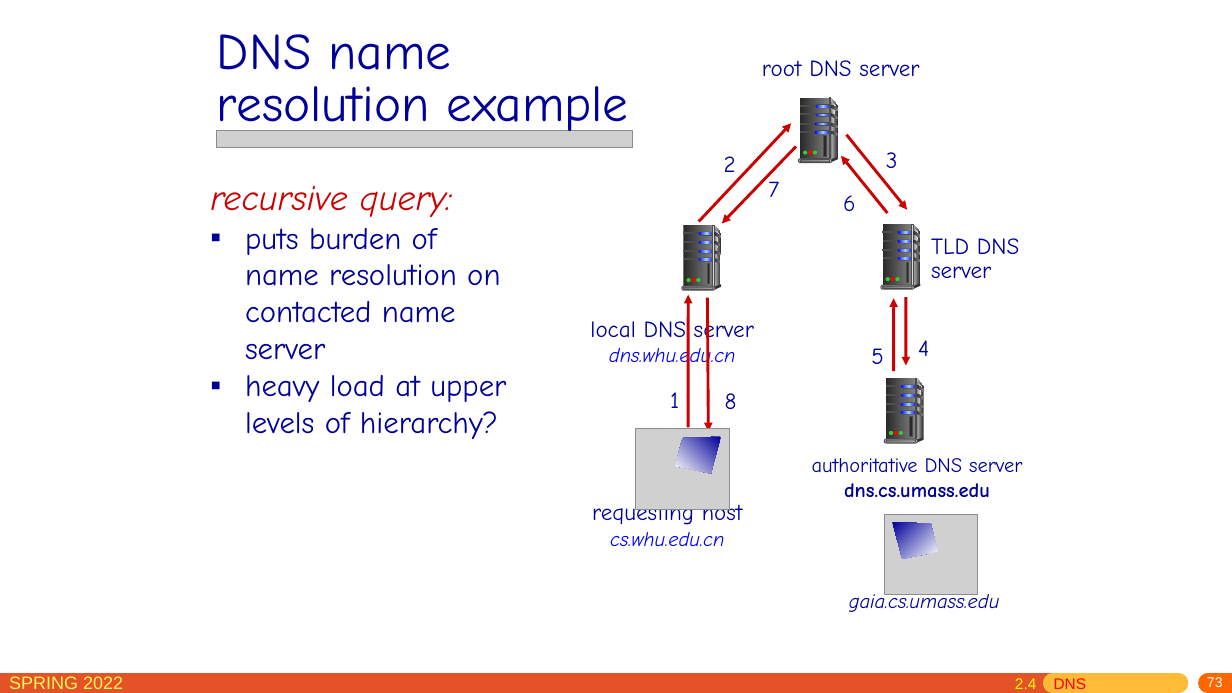
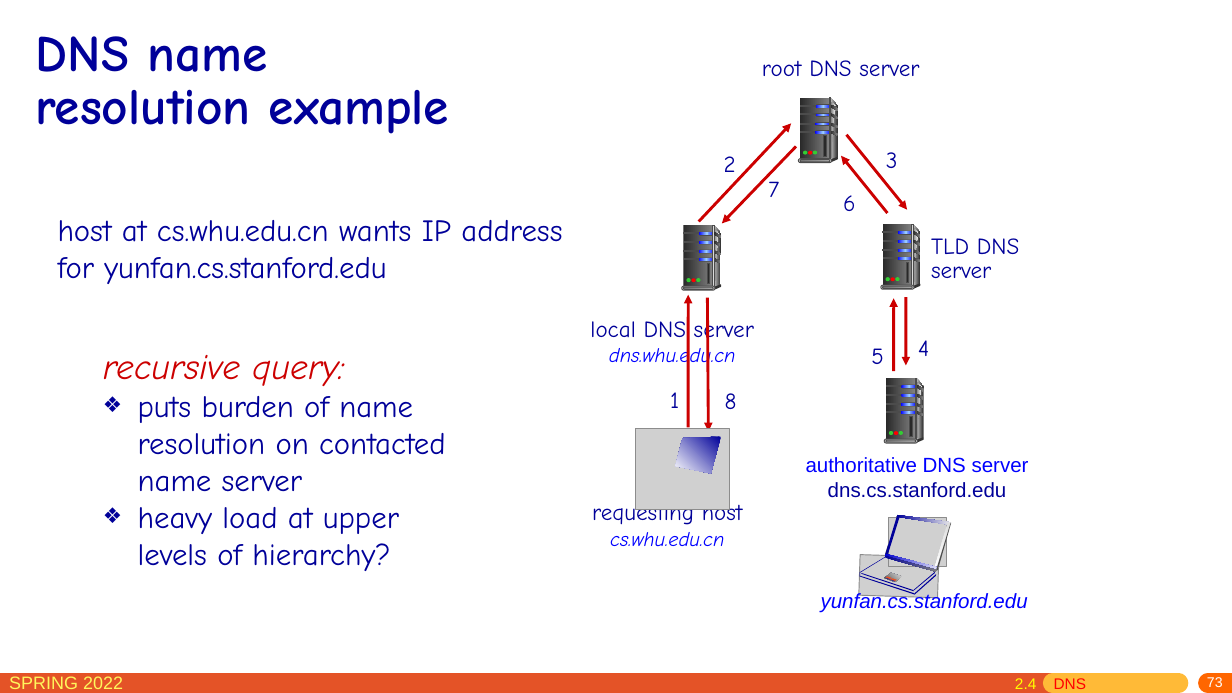
Before and after one commit to network-whu/slides, a slide deck: slide 73 of pptx/chapter2.pptx. Drawn at 1232x693 pixels with LibreOffice and Linux fonts; fonts in the diff are those of the drawing; grey boxes stand for pictures. Boxes give left, top, right and bottom in pixels: in the first picture for what was removed or moved away, otherwise in the second. Text is boxed around its words. In the diff, an @@ line names an element or a change of style, - is before the commit and + after.

```diff
--- a/pptx/chapter2.pptx
+++ b/pptx/chapter2.pptx
@@ title "DNS name resolution example": place and size @@
-title "DNS name resolution example" at (217,34,629,137)
+title "DNS name resolution example" at (36,36,449,134)
@@ title "DNS name resolution example" at (36,36,449,134): bold on @@
@@ picture removed at (216,130,632,148) @@
@@ text added at (58,220,562,284), 24 pt, text #000099 @@
+host at cs.whu.edu.cn wants IP address for yunfan.cs.stanford.edu
@@ text "recursive query:": place and size @@
-text "recursive query:" at (210,186,506,439)
+text "recursive query:" at (103,355,445,571)
@@ text at (138,396,445,571): bullet ▪ to ❖ @@
@@ text at (806,457,1029,473): font Comic Neue to Arial, text colour #000099 to #0000FF in "authoritative DNS server" @@
@@ text at (828,482,1007,498): text changed; font Comic Neue to Arial; bold off @@
-dns.cs.umass.edu
+dns.cs.stanford.edu
@@ picture removed at (884,515,978,595) @@
@@ freeform shape: place and size @@
-freeform shape at (893,522,938,559)
+freeform shape at (885,517,949,569)
@@ freeform shape at (885,517,949,569): fill gradient #000099 to #FFFFFF to #4C4C4C; outline none to #4C4C4C 0.75 pt @@
@@ text at (821,592,1028,612): text changed; font Comic Neue to Arial; text colour #000099 to #0000FF @@
-gaia.cs.umass.edu
+yunfan.cs.stanford.edu
@@ group added at (859,515,951,598): 18 freeform shapes, 2 pictures @@
```
Also in this commit, not shown: 61 other slides changed, 1 slide added, 1 other file.
